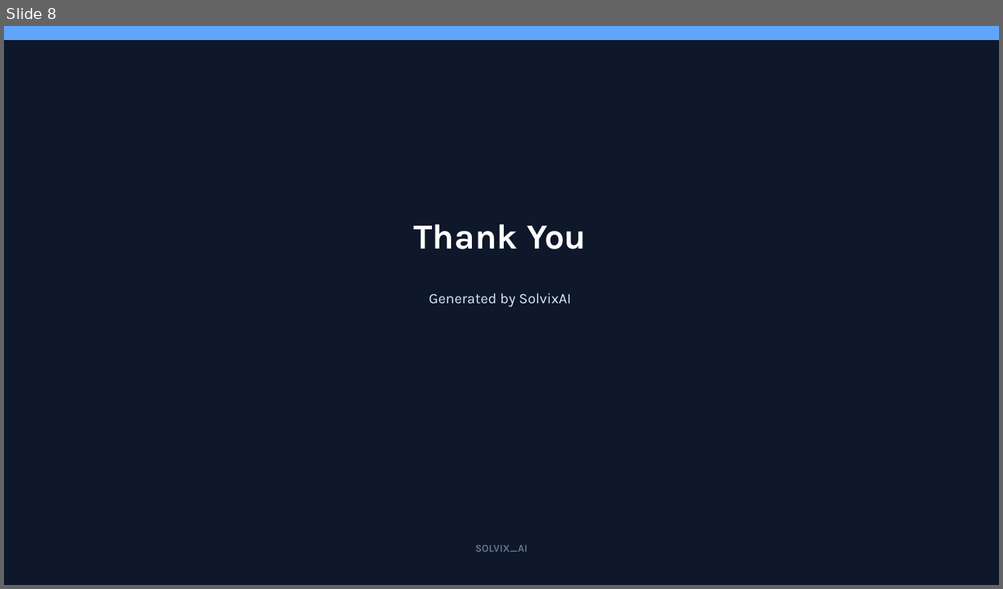
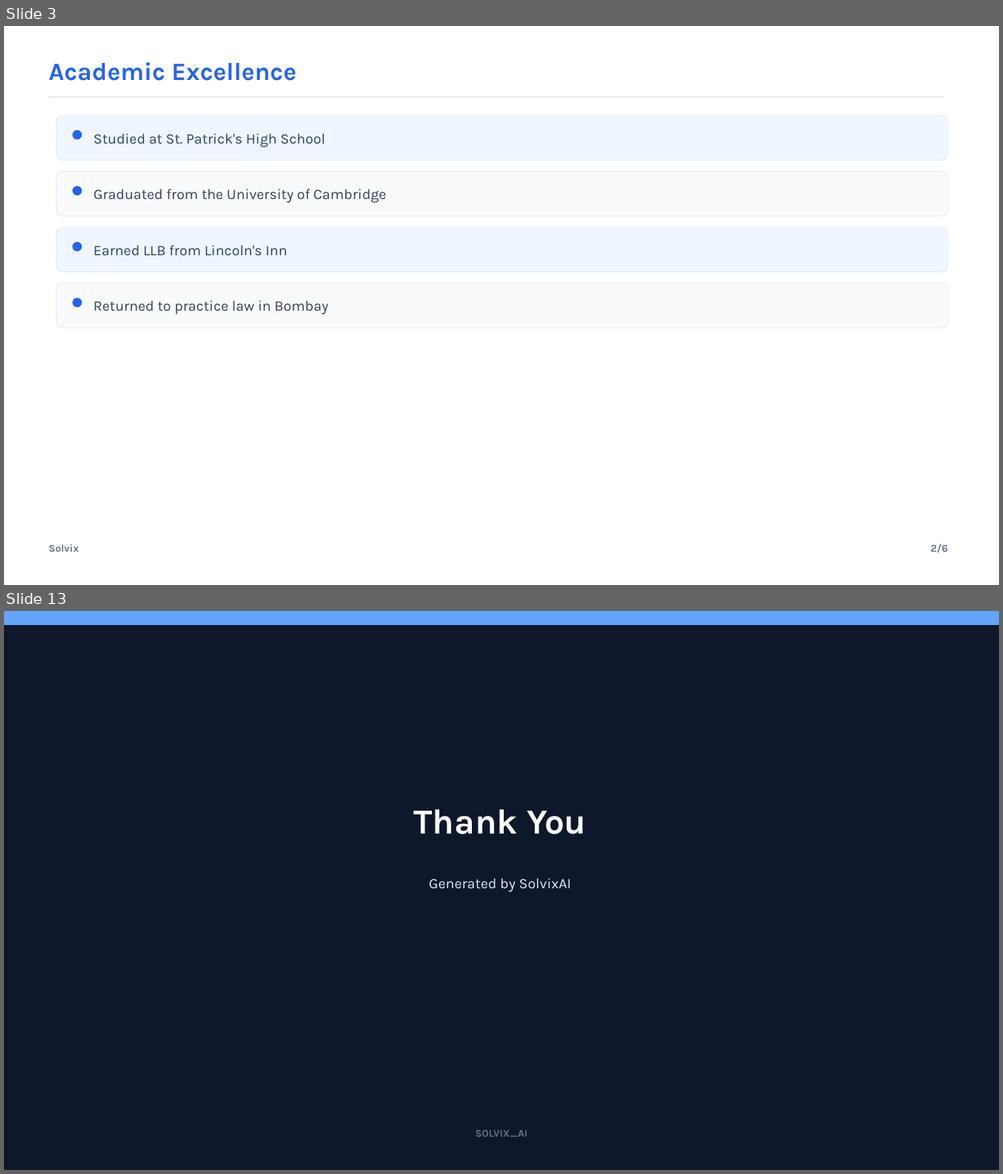
Before and after one commit to SirajAbid17/Solvix, a slide deck: backend/services/agent/presentation.pptx. Shown one above the other, each under a label of ours: slide 8 before the commit, slides 3 and 13 after it; the slides between them are not shown. The pictures are 1003x589 and 1003x1174 pixels, drawn with LibreOffice and Linux fonts; fonts in the diff are those of the drawing. Boxes give left, top, right and bottom in pixels: in the first picture for what was removed or moved away, otherwise in the second. Text is boxed around its words. In the diff, an @@ line names an element or a change of style, - is before the commit and + after.

```diff
--- a/backend/services/agent/presentation.pptx
+++ b/backend/services/agent/presentation.pptx
@@ slide 3 added at (4, 26, 999, 585), background #FFFFFF @@
@@ text added at (48, 62, 296, 81), 24 pt, text #2563EB, bold @@
+Academic Excellence
@@ line added from (48, 97) to (944, 97), #E2E8F0 1.2 pt @@
@@ rounded rectangle added at (57, 116, 948, 160), fill #EFF6FF, outline #E2E8F0 0.5 pt @@
@@ ellipse added at (73, 130, 82, 139), fill #2563EB, outline #2563EB 0.5 pt @@
@@ text added at (94, 133, 325, 147), 14 pt, text #334155 @@
+Studied at St. Patrick's High School
@@ rounded rectangle added at (57, 172, 948, 216), fill #F8FAFC, outline #E2E8F0 0.5 pt @@
@@ ellipse added at (73, 187, 82, 195), fill #2563EB, outline #2563EB 0.5 pt @@
@@ text added at (94, 189, 387, 203), 14 pt, text #334155 @@
+Graduated from the University of Cambridge
@@ rounded rectangle added at (57, 227, 948, 272), fill #EFF6FF, outline #E2E8F0 0.5 pt @@
@@ ellipse added at (73, 242, 82, 251), fill #2563EB, outline #2563EB 0.5 pt @@
@@ text added at (94, 245, 287, 255), 14 pt, text #334155 @@
+Earned LLB from Lincoln's Inn
@@ rounded rectangle added at (57, 284, 948, 328), fill #F8FAFC, outline #E2E8F0 0.5 pt @@
@@ ellipse added at (73, 298, 82, 307), fill #2563EB, outline #2563EB 0.5 pt @@
@@ text added at (94, 301, 328, 315), 14 pt, text #334155 @@
+Returned to practice law in Bombay
@@ text added at (48, 545, 79, 552), 10 pt, text #64748B, bold @@
+Solvix
@@ text added at (930, 544, 948, 553), 10 pt, text #64748B, bold @@
+2/6
@@ what was slide 8 is now slide 13 @@
```
Also in this commit, not shown: 11 other slides added, 7 slides removed, 37 other files.
